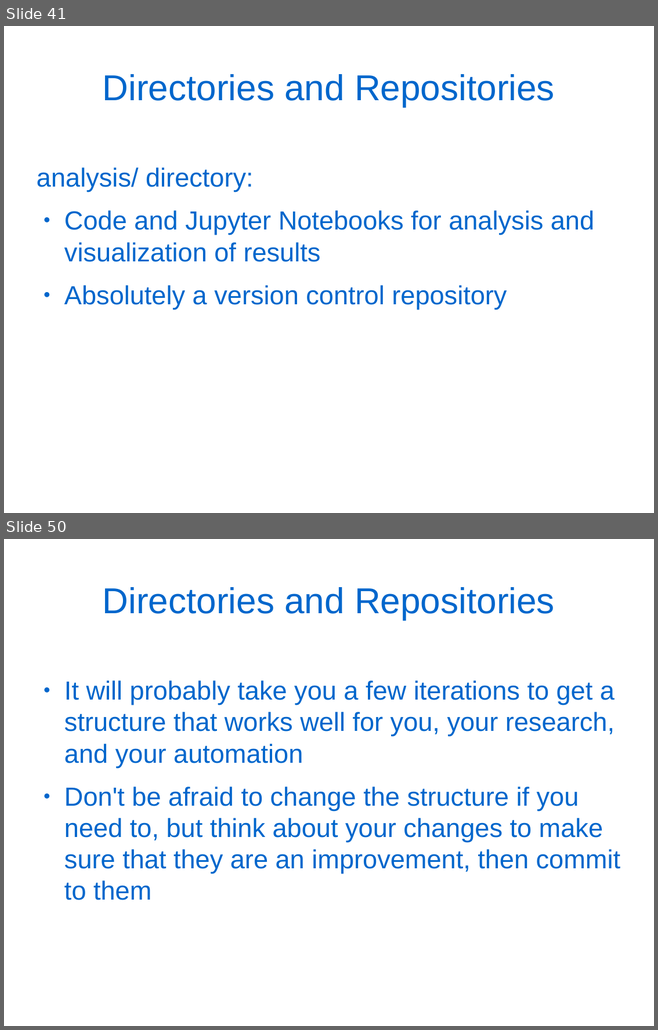
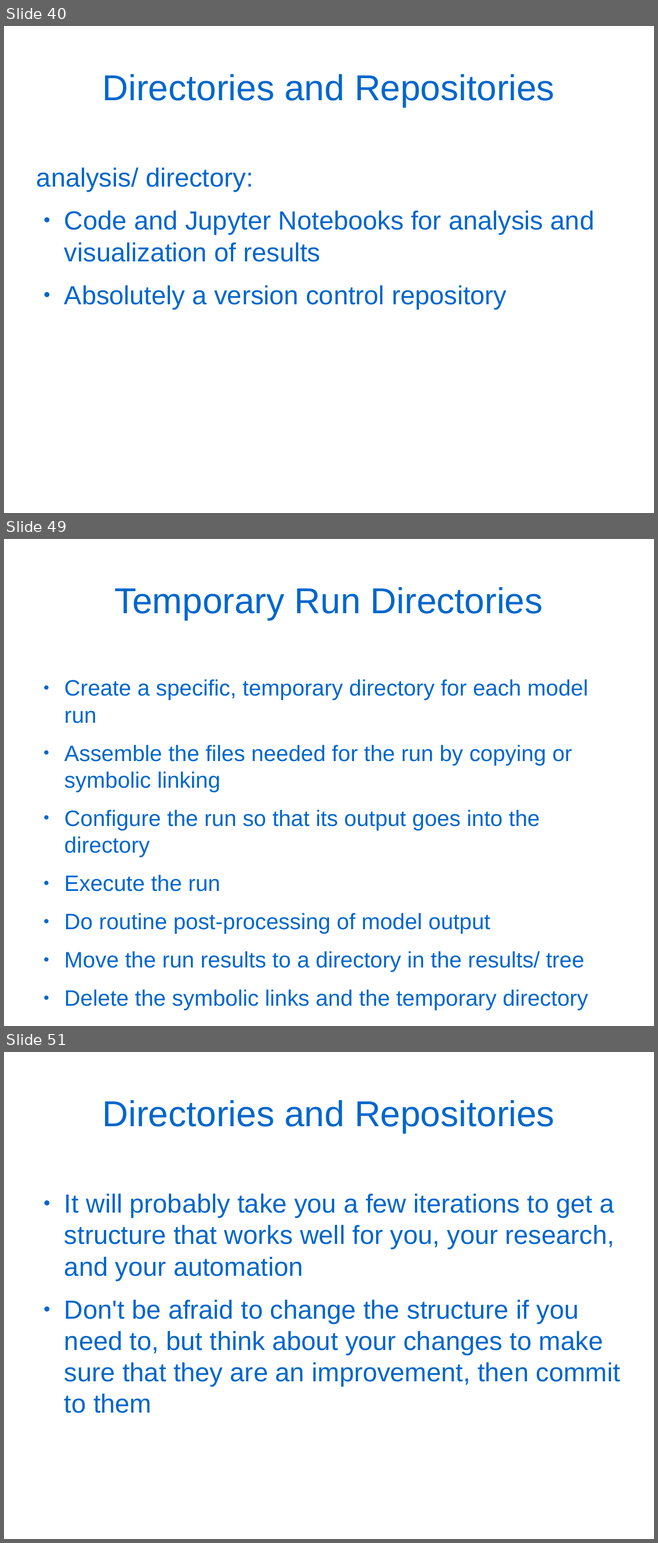
Before and after one commit to douglatornell/UQAR-Winter-School, a slide deck: slides.odp. Shown one above the other, each under a label of ours: slides 41 and 50 before the commit, slides 40, 49 and 51 after it; the slides between them are not shown. The pictures are 658x1030 and 658x1543 pixels, drawn with LibreOffice and Linux fonts; fonts in the diff are those of the drawing. Boxes give left, top, right and bottom in pixels: in the first picture for what was removed or moved away, otherwise in the second. Text is boxed around its words. In the diff, an @@ line names an element or a change of style, - is before the commit and + after.

```diff
--- a/slides.odp
+++ b/slides.odp
@@ slide 49 added at bbox=[4, 539, 654, 1026], background #FFFFFF @@
@@ title added at bbox=[114, 587, 543, 620], 44 pt, text #0066CC @@
+Temporary Run Directories
@@ text added at bbox=[64, 679, 588, 1011], 27.2 pt, text #0066CC @@
+● Create a specific, temporary directory for each model run
+● Assemble the files needed for the run by copying or symbolic linking
+● Configure the run so that its output goes into the directory
+● Execute the run
+● Do routine post-processing of model output
+● Move the run results to a directory in the results/ tree
+● Delete the symbolic links and the temporary directory
@@ what was slide 41 is now slide 40 @@
@@ what was slide 50 is now slide 51 @@
```
Also in this commit, not shown: 6 slides changed, 24 other slides added, 9 slides removed, 2 other files.
